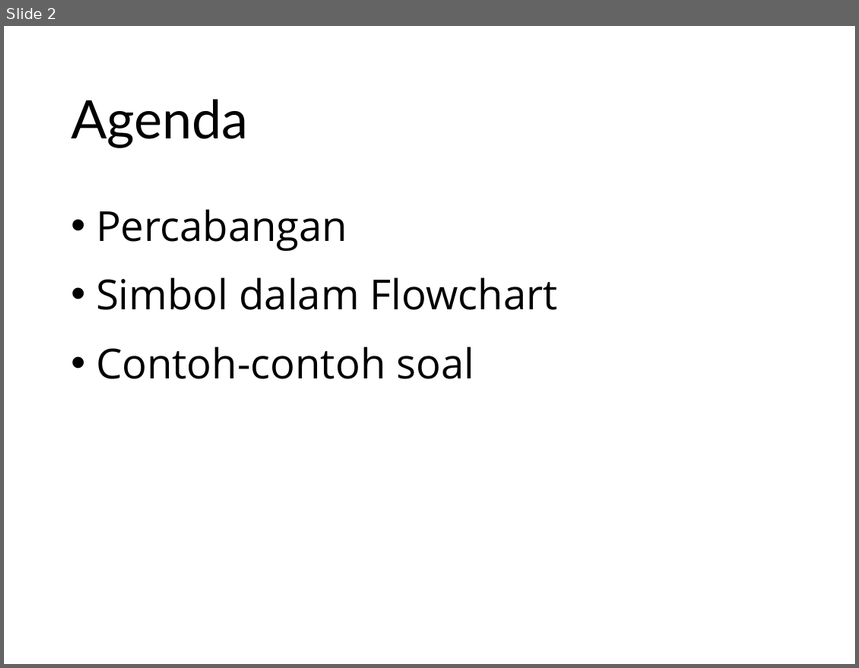
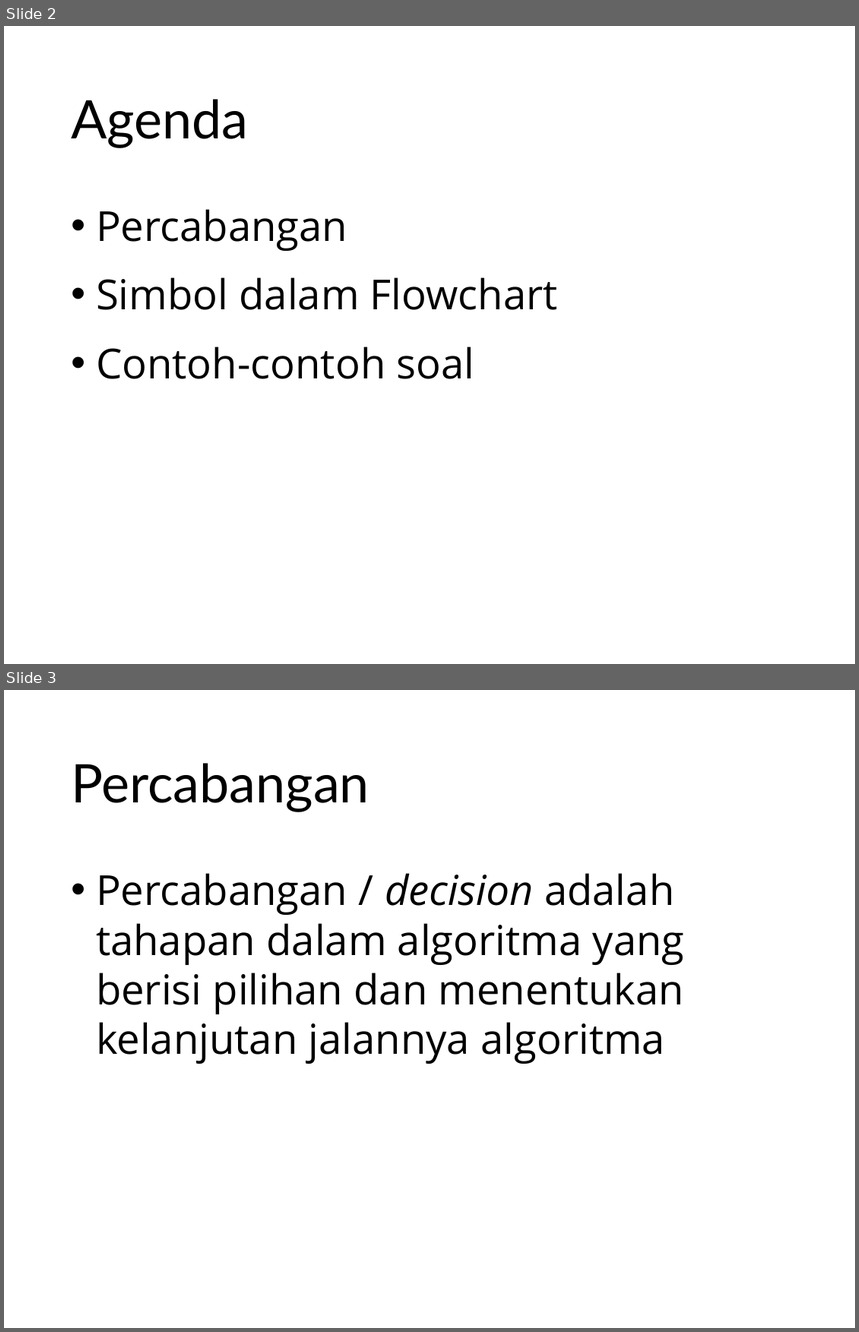
Before and after one commit to munif/alpro-ti, a slide deck: presentations/02. Algoritma dengan Percabangan.pptx. Shown one above the other, each under a label of ours: slide 2 before the commit, slides 2 and 3 after it. The pictures are 859x668 and 859x1332 pixels, drawn with LibreOffice and Linux fonts; fonts in the diff are those of the drawing. Boxes give left, top, right and bottom in pixels: in the first picture for what was removed or moved away, otherwise in the second. Text is boxed around its words. In the diff, an @@ line names an element or a change of style, - is before the commit and + after.

```diff
--- a/presentations/02. Algoritma dengan Percabangan.pptx
+++ b/presentations/02. Algoritma dengan Percabangan.pptx
@@ slide 3 added at box(4, 690, 855, 1328), background #FFFFFF @@
@@ title added at box(71, 763, 370, 812), 45 pt, text #000000 @@
+Percabangan
@@ text added at box(96, 873, 685, 1064), 35 pt, text #000000 @@
+• Percabangan / decision adalah tahapan dalam algoritma yang berisi pilihan dan menentukan kelanjutan jalannya algoritma
```
Also in this commit, not shown: 2 other slides added, 3 other files.
